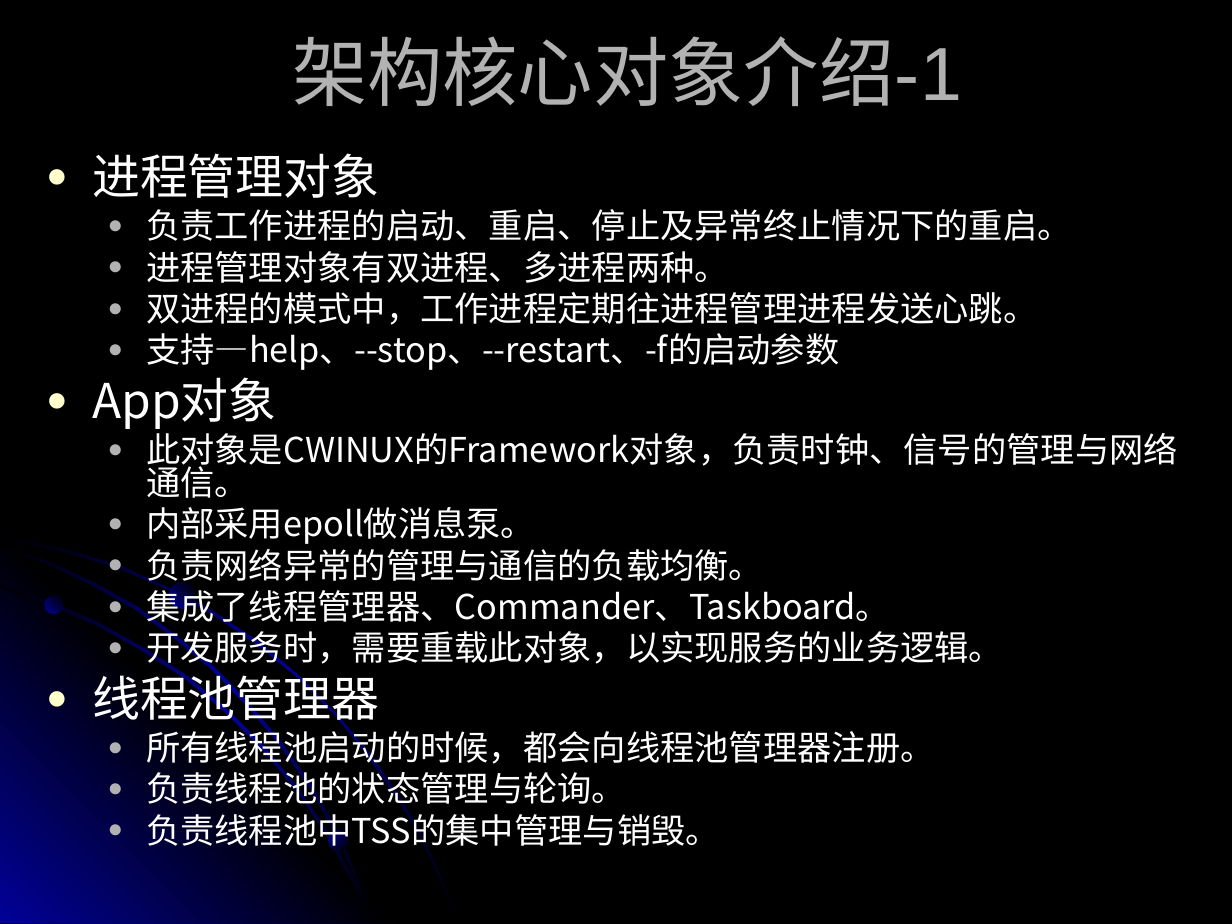
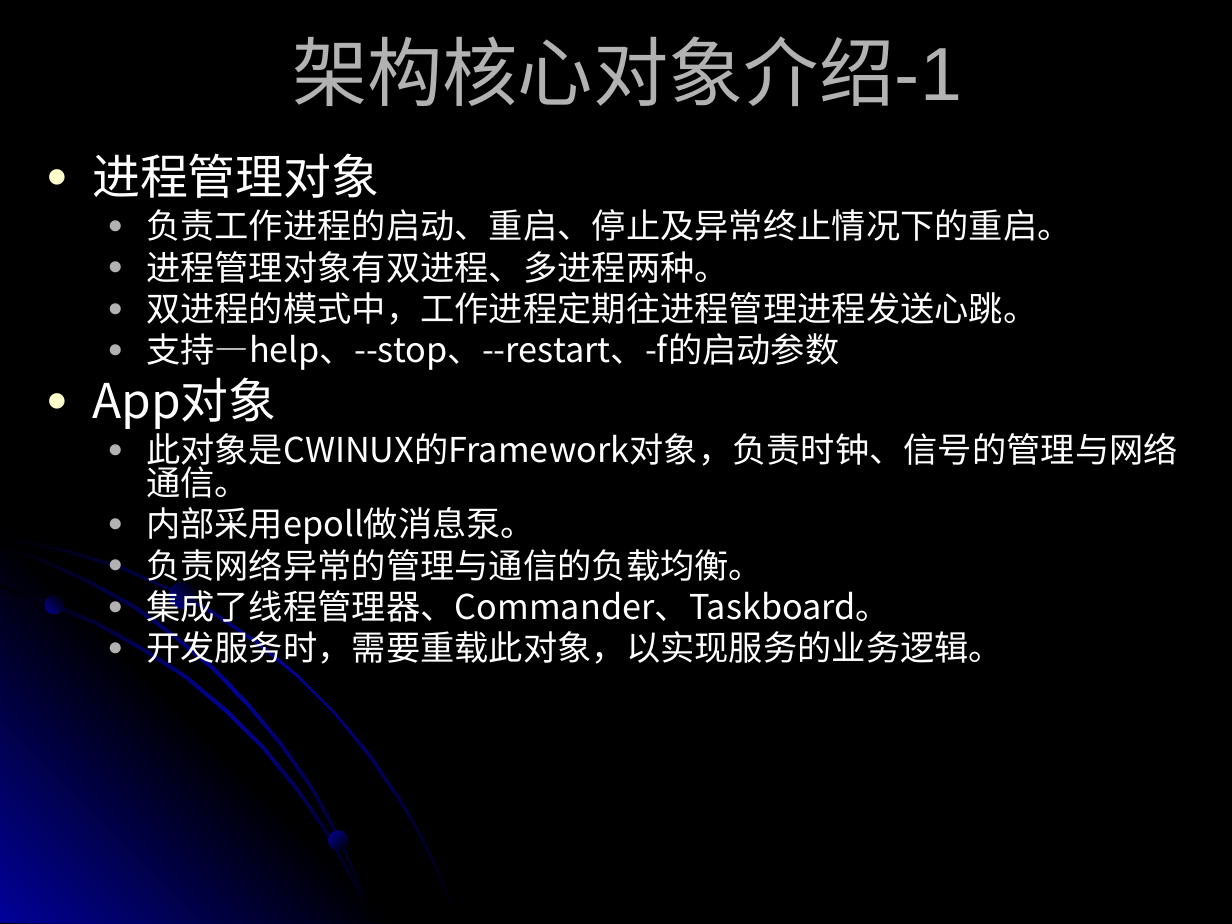
Before and after one commit to suchasplus/cwinux, a slide deck: slide 14 of trunk/cwinux/cwinux/doc/CWINUX introduce.ppt. Drawn at 1232x924 pixels with LibreOffice and Linux fonts; fonts in the diff are those of the drawing. Boxes give left, top, right and bottom in pixels: in the first picture for what was removed or moved away, otherwise in the second. Text is boxed around its words. In the diff, an @@ line names an element or a change of style, - is before the commit and + after.

```diff
--- a/trunk/cwinux/cwinux/doc/CWINUX introduce.ppt
+++ b/trunk/cwinux/cwinux/doc/CWINUX introduce.ppt
@@ text at [92,667,935,852]: paragraphs removed @@
-● 线程池管理器
-  ● 所有线程池启动的时候，都会向线程池管理器注册。
-  ● 负责线程池的状态管理与轮询。
-  ● 负责线程池中TSS的集中管理与销毁。
```
Also in this commit, not shown: 13 other slides changed, 1 slide added, 8 slides removed, 1 other file.
